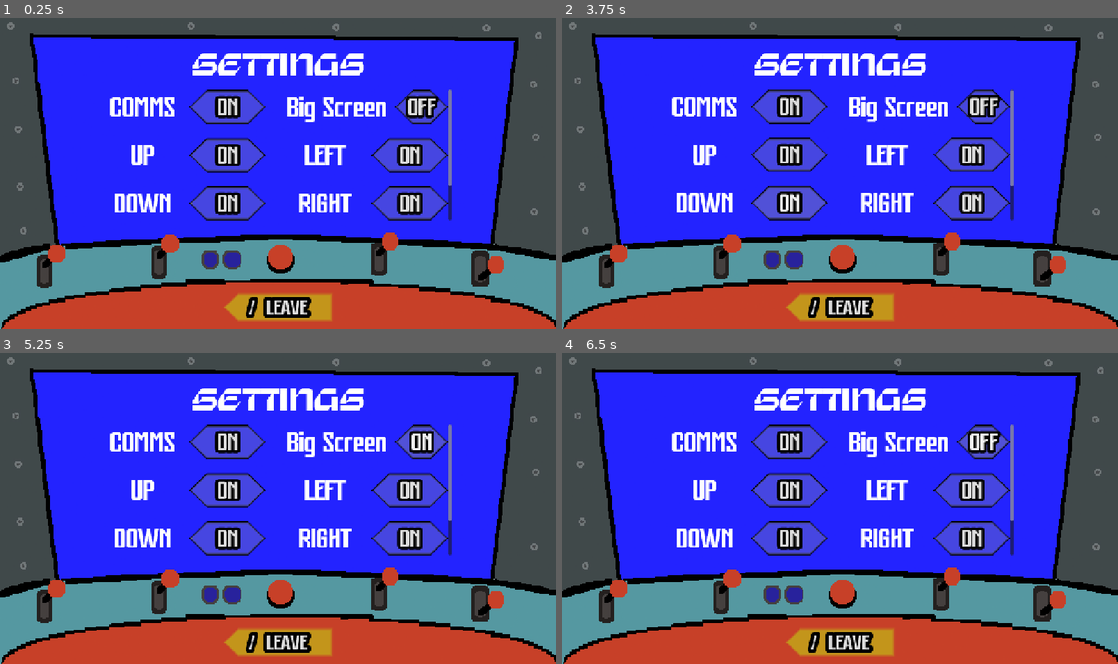
Above: before the commit, frames 1-4 (two rows, left to right).
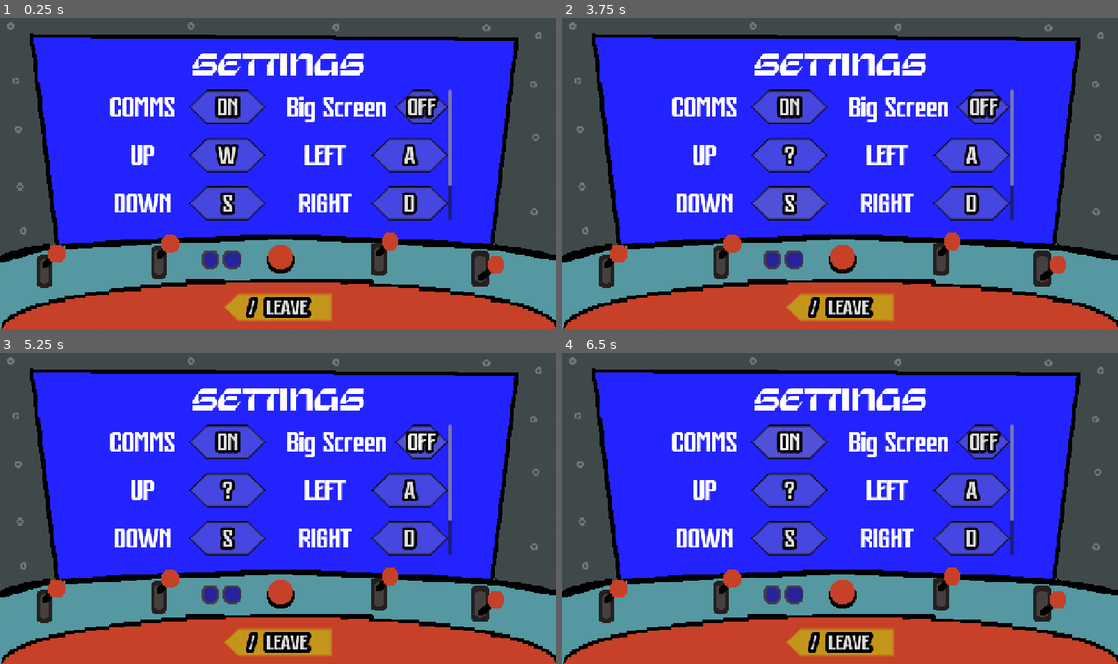
Above: after the commit, the same moments.

Repository: AdhamMohamedKhairy/Terminus-Zero
Game: Godot game, scene res://scenes/Main Menu/settings.tscn
Two runs of this game, one before a commit and one after it. Both use one fixed random seed, a clock stepped at 60 frames per second and the inputs below. This scene is started directly instead of the project's main scene.
Inputs (mouse positions are in pixels of both pictures, inside the frame that each line leads up to; where the layout moved, square brackets give the same spot in the first picture):
- Up to frame 1 (0.25 s): no input
- Up to frame 2 (3.75 s): click "ON" at 0.5 s; click "OFF" at 1.25 s; click "ON" (after the commit: "W") at 2 s; click "ON" (after the commit: "?") at 2.75 s; click "ON" (after the commit: "S") at 3.5 s
- Up to frame 3 (5.25 s): click (227, 586) [227, 583] at 4.25 s; click "OFF" at 5 s
- Up to frame 4 (6.5 s): click "ON" at 5.75 s

The runs differ from the first frame. In frame 1, 0.9% of the frame differs, in the area x 38-76%, y 40-64%; in frame 2, 2.8%, in the area x 19-82%, y 22-66%; in frame 3, 1.2%; in frame 4, 0.9%.

Commit message:
Add keybind changing logic

Diff:
--- /dev/null
+++ b/scenes/Main Menu/keybinds.gd
@@ -0,0 +1,59 @@
+extends Button
+
+var action := ""
+var previous_text := ""
+
+"""
+Used assistance from my old settings keybinding script
+https://github.com/Hazorox/hot-reload/blob/main/scenes/MainMenu/control_change.gd
+"""
+
+func _ready():
+	action = name
+	for event in InputMap.action_get_events(action):
+		if event is InputEventKey:
+			text = event.as_text_physical_keycode().trim_suffix(" - Physical")
+	pressed.connect(_on_pressed)
+	set_process_input(false)
+
+func _on_pressed():
+	for e in InputMap.action_get_events(action):
+		if e is InputEventKey:
+			text = e.as_text()
+	previous_text = text
+	text = "?"
+	set_process_input(true)
+
+func _input(event: InputEvent) -> void:
+	if event is InputEventMouse:
+		get_viewport().set_input_as_handled()
+		return
+	if event is InputEventKey and event.pressed and not event.echo:
+		get_viewport().set_input_as_handled()
+		if event.keycode == KEY_ESCAPE:
+			text = previous_text.trim_suffix(" - Physical")
+		else:
+			_rebind(event)
+		set_process_input(false)
+
+func _rebind(event:InputEventKey):
+	if _check_key_taken(event):
+		text = previous_text.trim_suffix(" - Physical")
+		return
+
+	for e in InputMap.action_get_events(action):
+		if e is InputEventKey:
+			InputMap.action_erase_event(action,e)
+	var new_event := InputEventKey.new()
+	new_event.physical_keycode = event.physical_keycode
+	InputMap.action_add_event(action,new_event)
+	text = new_event.as_text().trim_suffix(" - Physical")
+
+func _check_key_taken(event:InputEventKey)->bool:
+	for other in InputMap.get_actions():
+		if other == action or other.begins_with("ui_"):
+			continue
+		for e in InputMap.action_get_events(other):
+			if e is InputEventKey and e.physical_keycode == event.physical_keycode:
+				return true
+	return false
--- a/scenes/Main Menu/settings.tscn
+++ b/scenes/Main Menu/settings.tscn
@@ -3,6 +3,7 @@
 [ext_resource type="Texture2D" uid="uid://chdg1725nbojh" path="res://assets/cockpit.png" id="1_qp6js"]
 [ext_resource type="FontFile" uid="uid://4xnm0klhxm3f" path="res://assets/fonts/title.ttf" id="2_nchv8"]
 [ext_resource type="FontFile" uid="uid://dpw0a4uab2rbv" path="res://assets/fonts/main.ttf" id="3_qji5x"]
+[ext_resource type="Script" uid="uid://dwupyiogkh4du" path="res://scenes/Main Menu/keybinds.gd" id="4_nchv8"]
 
 [sub_resource type="LabelSettings" id="LabelSettings_nfrx5"]
 font = ExtResource("2_nchv8")
@@ -152,6 +153,14 @@
 corner_radius_top_left = 64
 corner_radius_bottom_left = 64
 corner_detail = 1
+
+[sub_resource type="GDScript" id="GDScript_0hvcy"]
+resource_name = "back script"
+script/source = "extends Button
+
+func _on_pressed() -> void:
+	get_tree().change_scene_to_file(\"res://scenes/Main Menu/main_menu.tscn\")
+"
 
 [node name="Settings" type="Control" unique_id=709196258]
 layout_mode = 3
@@ -251,6 +260,7 @@
 theme_override_styles/hover = SubResource("StyleBoxFlat_tr8j5")
 theme_override_styles/focus = SubResource("StyleBoxFlat_8t61q")
 text = "ON"
+script = ExtResource("4_nchv8")
 
 [node name="down" type="HBoxContainer" parent="ScrollContainer/container/left" unique_id=487327053]
 layout_mode = 2
@@ -276,6 +286,7 @@
 theme_override_styles/hover = SubResource("StyleBoxFlat_tr8j5")
 theme_override_styles/focus = SubResource("StyleBoxFlat_8t61q")
 text = "ON"
+script = ExtResource("4_nchv8")
 
 [node name="boost" type="HBoxContainer" parent="ScrollContainer/container/left" unique_id=201344490]
 layout_mode = 2
@@ -300,6 +311,7 @@
 theme_override_styles/pressed = SubResource("StyleBoxFlat_0hvcy")
 theme_override_styles/hover = SubResource("StyleBoxFlat_tr8j5")
 theme_override_styles/focus = SubResource("StyleBoxFlat_8t61q")
+script = ExtResource("4_nchv8")
 
 [node name="right" type="VBoxContainer" parent="ScrollContainer/container" unique_id=1390016859]
 layout_mode = 2
@@ -356,6 +368,7 @@
 theme_override_styles/hover = SubResource("StyleBoxFlat_tr8j5")
 theme_override_styles/focus = SubResource("StyleBoxFlat_8t61q")
 text = "ON"
+script = ExtResource("4_nchv8")
 
 [node name="right" type="HBoxContainer" parent="ScrollContainer/container/right" unique_id=840962043]
 layout_mode = 2
@@ -381,6 +394,7 @@
 theme_override_styles/hover = SubResource("StyleBoxFlat_tr8j5")
 theme_override_styles/focus = SubResource("StyleBoxFlat_8t61q")
 text = "ON"
+script = ExtResource("4_nchv8")
 
 [node name="interact" type="HBoxContainer" parent="ScrollContainer/container/right" unique_id=375488193]
 layout_mode = 2
@@ -406,6 +420,7 @@
 theme_override_styles/hover = SubResource("StyleBoxFlat_tr8j5")
 theme_override_styles/focus = SubResource("StyleBoxFlat_8t61q")
 text = "ON"
+script = ExtResource("4_nchv8")
 
 [node name="back" type="Button" parent="." unique_id=468663146]
 layout_mode = 1
@@ -429,6 +444,8 @@
 theme_override_styles/hover = SubResource("StyleBoxFlat_rnn0u")
 theme_override_styles/focus = SubResource("StyleBoxFlat_ecr66")
 text = "/  LEAVE"
+script = SubResource("GDScript_0hvcy")
 
 [connection signal="pressed" from="ScrollContainer/container/left/audio/audio" to="ScrollContainer/container/left/audio/audio" method="_on_pressed"]
 [connection signal="pressed" from="ScrollContainer/container/right/fullscreen/fullscreen" to="ScrollContainer/container/right/fullscreen/fullscreen" method="_on_pressed"]
+[connection signal="pressed" from="back" to="back" method="_on_pressed"]
Not shown, added: scenes/Main Menu/keybinds.gd.uid
